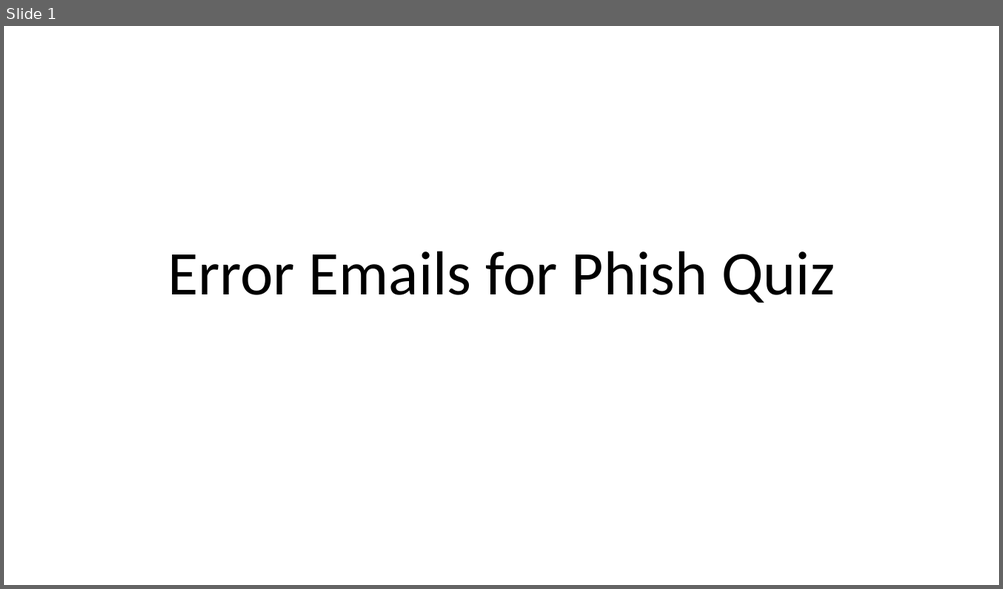
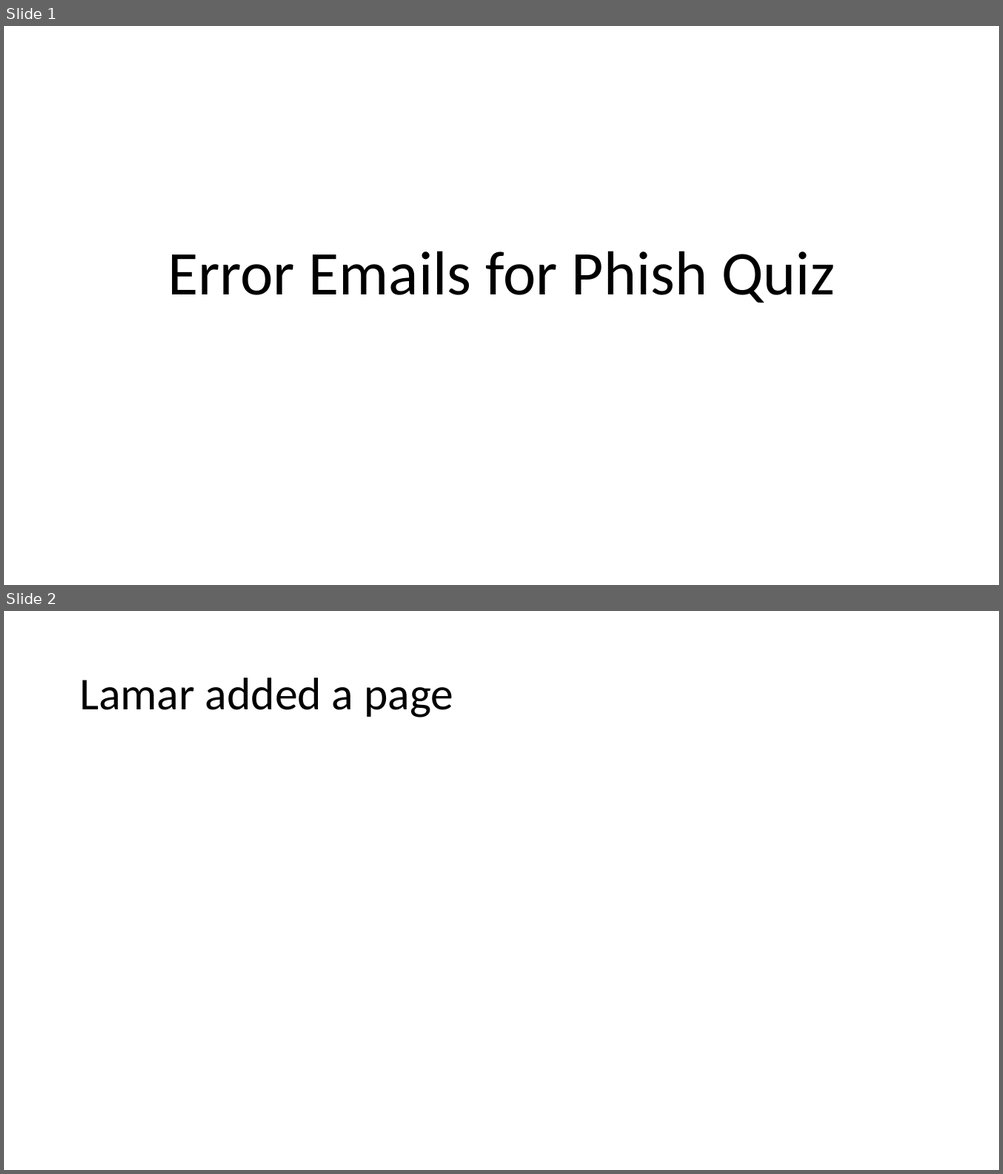
Before and after one commit to lclapham/Phishing_Quiz, a slide deck: images/Answer_images/Error Emails for Phish Quiz.pptx. Shown one above the other, each under a label of ours: slide 1 before the commit, slides 1 and 2 after it. The pictures are 1003x589 and 1003x1174 pixels, drawn with LibreOffice and Linux fonts; fonts in the diff are those of the drawing. Boxes give left, top, right and bottom in pixels: in the first picture for what was removed or moved away, otherwise in the second. Text is boxed around its words. In the diff, an @@ line names an element or a change of style, - is before the commit and + after.

Commit message:
Lamar made a chage to powerpoint

```diff
--- a/images/Answer_images/Error Emails for Phish Quiz.pptx
+++ b/images/Answer_images/Error Emails for Phish Quiz.pptx
@@ slide 2 added at <box>4,611,999,1170</box>, background #FFFFFF @@
@@ title added at <box>79,678,453,718</box>, 44 pt, text #000000 @@
+Lamar added a page
```
